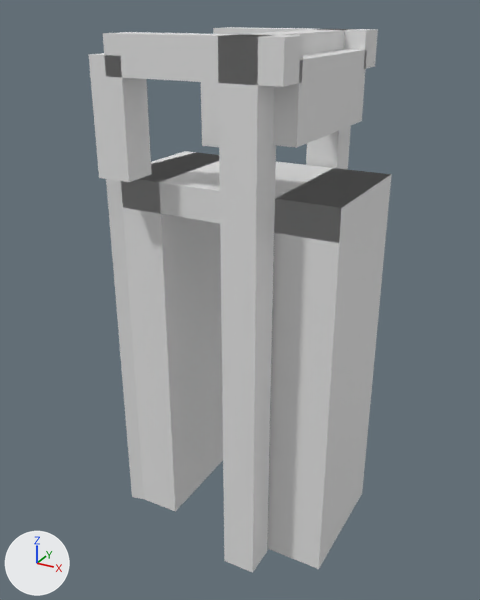
The glTF model models/haaften/haaften-brug-b16fd6c8/haaften-brug-b16fd6c8.glb: old version first, new version second.
One viewpoint serves both versions: a 50 mm camera at (8.0, -15.09, 4.28) aimed at (-0.22, -0.16, -3.19). Every picture has the same lights, and +X, +Y and +Z are marked at lower left. The older version comes first.

In view in the first picture: 'building:balans', 'building:balans 2', 'building:contragewicht', 'building:hamei', 'building:hamei 2', 'building:hangstang', 'building:hangstang 2', 'building:portaal', 'road:dek', 'road:landhoofd (aangenomen)', 'road:landhoofd (aangenomen) 2'.
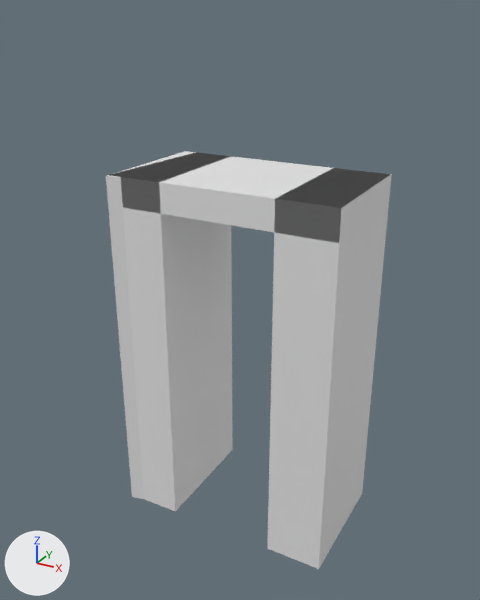
What changed in the scene script:
```text
Remove ob_building_hamei:
    ob_building_hamei = bpy.data.objects.new('building:hamei', me_hamei)
    ob_building_hamei.location = (0.0, 0.0, 0.0)
Remove ob_building_hamei_2:
    ob_building_hamei_2 = bpy.data.objects.new('building:hamei 2', me_hamei_2)
    ob_building_hamei_2.location = (0.0, 0.0, 0.0)
Remove ob_building_portaal:
    ob_building_portaal = bpy.data.objects.new('building:portaal', me_portaal)
    ob_building_portaal.location = (0.0, 0.0, 0.0)
Remove ob_building_balans:
    ob_building_balans = bpy.data.objects.new('building:balans', me_balans)
    ob_building_balans.location = (0.0, 0.0, 0.0)
Remove ob_building_hangstang:
    ob_building_hangstang = bpy.data.objects.new('building:hangstang', me_hangstang)
    ob_building_hangstang.location = (0.0, 0.0, 0.0)
Remove ob_building_balans_2:
    ob_building_balans_2 = bpy.data.objects.new('building:balans 2', me_balans_2)
    ob_building_balans_2.location = (0.0, 0.0, 0.0)
Remove ob_building_hangstang_2:
    ob_building_hangstang_2 = bpy.data.objects.new('building:hangstang 2', me_hangstang_2)
    ob_building_hangstang_2.location = (0.0, 0.0, 0.0)
Remove ob_building_contragewicht:
    ob_building_contragewicht = bpy.data.objects.new('building:contragewicht', me_contragewicht)
    ob_building_contragewicht.location = (0.0, 0.0, 0.0)
```

What differs and where, as boxes (x1, y1, x2, y2) in the pictures (480 x 600 px):
'building:hamei 2', deleted
    before: (218, 34, 276, 573)
'building:balans 2', deleted
    before: (103, 32, 304, 87)
'building:contragewicht', deleted
    before: (273, 49, 367, 148)
'building:hangstang 2', deleted
    before: (89, 53, 152, 182)
'building:hamei', deleted
    before: (306, 29, 351, 169)
'building:balans', deleted
    before: (213, 27, 378, 68)
'building:hangstang', deleted
    before: (201, 82, 219, 147)
'building:portaal', deleted
    before: (243, 29, 345, 55)
